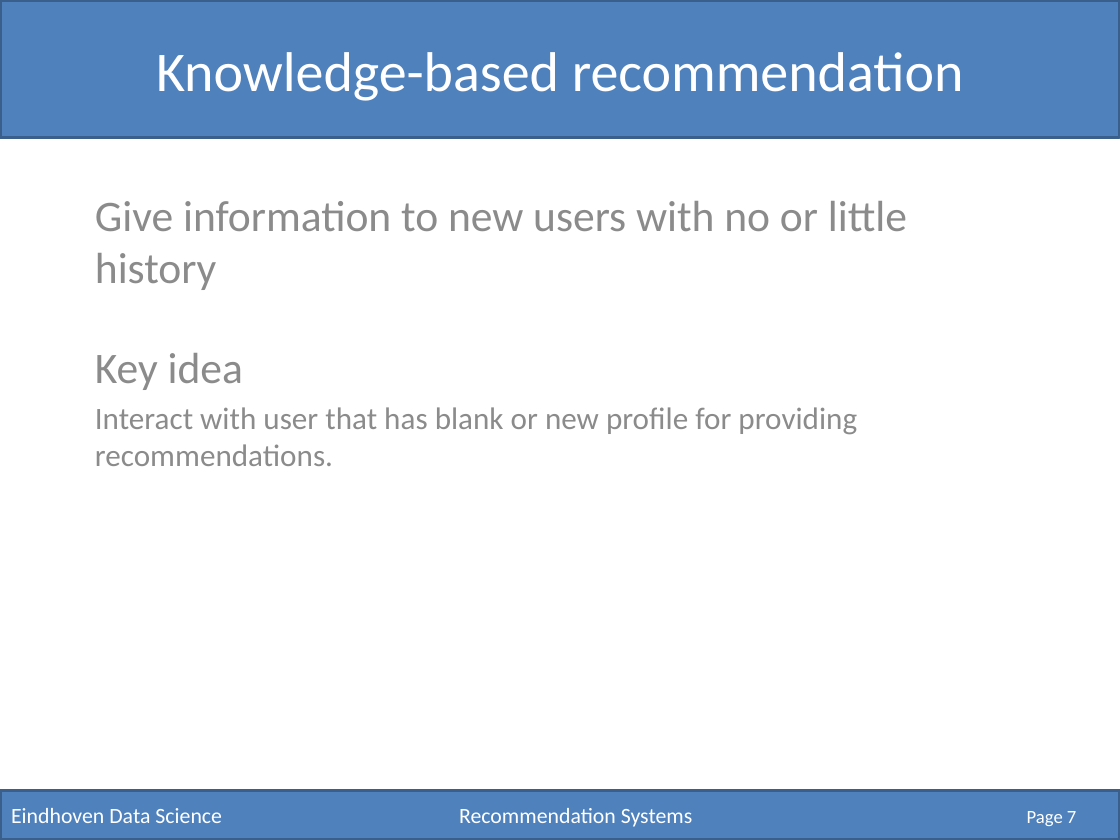
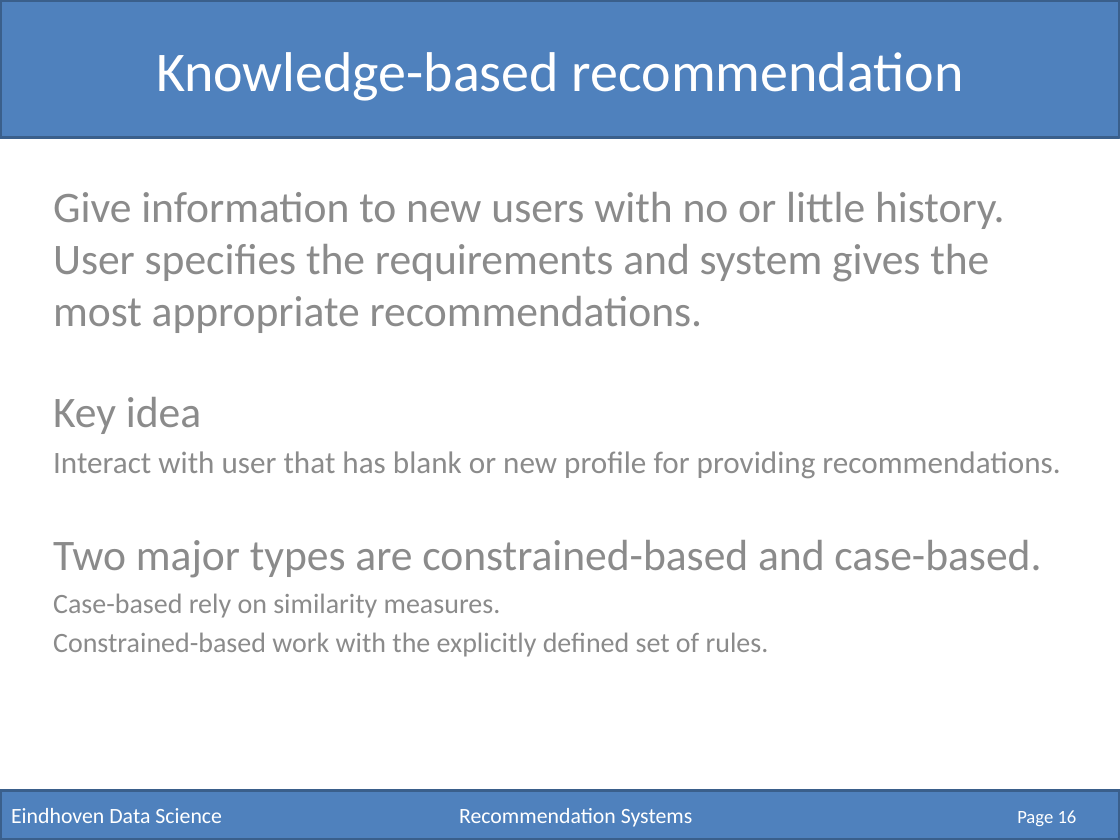
Before and after one commit to RobRomijnders/EDS, a slide deck: slide 16 of hack_10/Recommendation Systems.pptx (slide 7 before the commit). Drawn at 1120x840 pixels with LibreOffice and Linux fonts; fonts in the diff are those of the drawing. Boxes give left, top, right and bottom in pixels: in the first picture for what was removed or moved away, otherwise in the second. Text is boxed around its words. In the diff, an @@ line names an element or a change of style, - is before the commit and + after.

```diff
--- a/hack_10/Recommendation Systems.pptx
+++ b/hack_10/Recommendation Systems.pptx
@@ subtitle "Give information to new users ...": place and size @@
-subtitle "Give information to new users ..." at <box>95,201,907,466</box>
+subtitle "Give information to new users ..." at <box>53,192,1060,657</box>
@@ subtitle at <box>53,192,1005,333</box>: text changed @@
-Give information to new users with no or little history
+Give information to new users with no or little history. User specifies the requirements and system gives the most appropriate recommendations.
@@ subtitle at <box>53,540,1041,657</box>: paragraphs added @@
+Two major types are constrained-based and case-based.
+Case-based rely on similarity measures.
+Constrained-based work with the explicitly defined set of rules.
@@ page number at <box>1017,810,1077,826</box>: text changed @@
-Page 7
+Page 16
```
Also in this commit, not shown: 4 other slides changed, 9 slides added.
